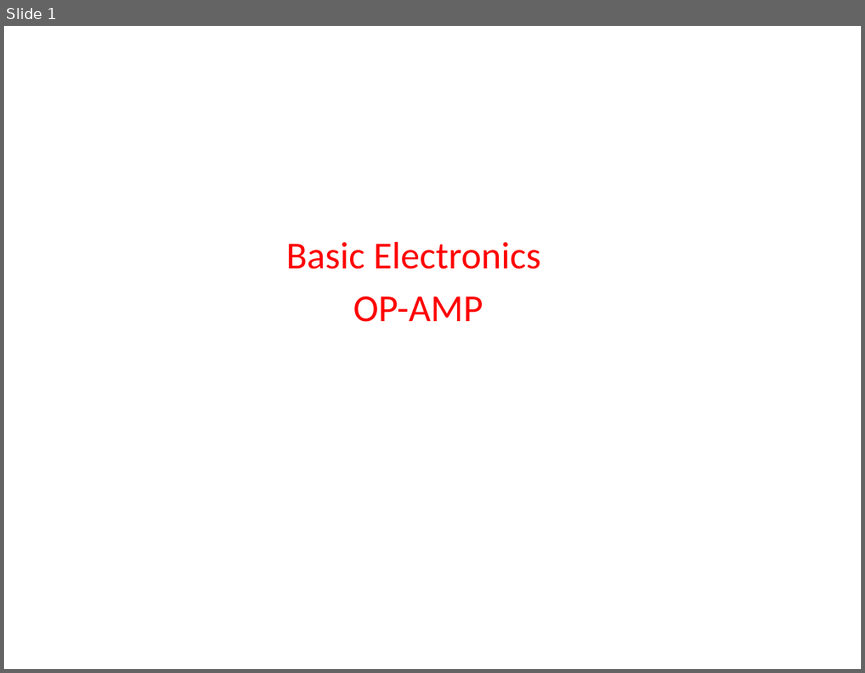
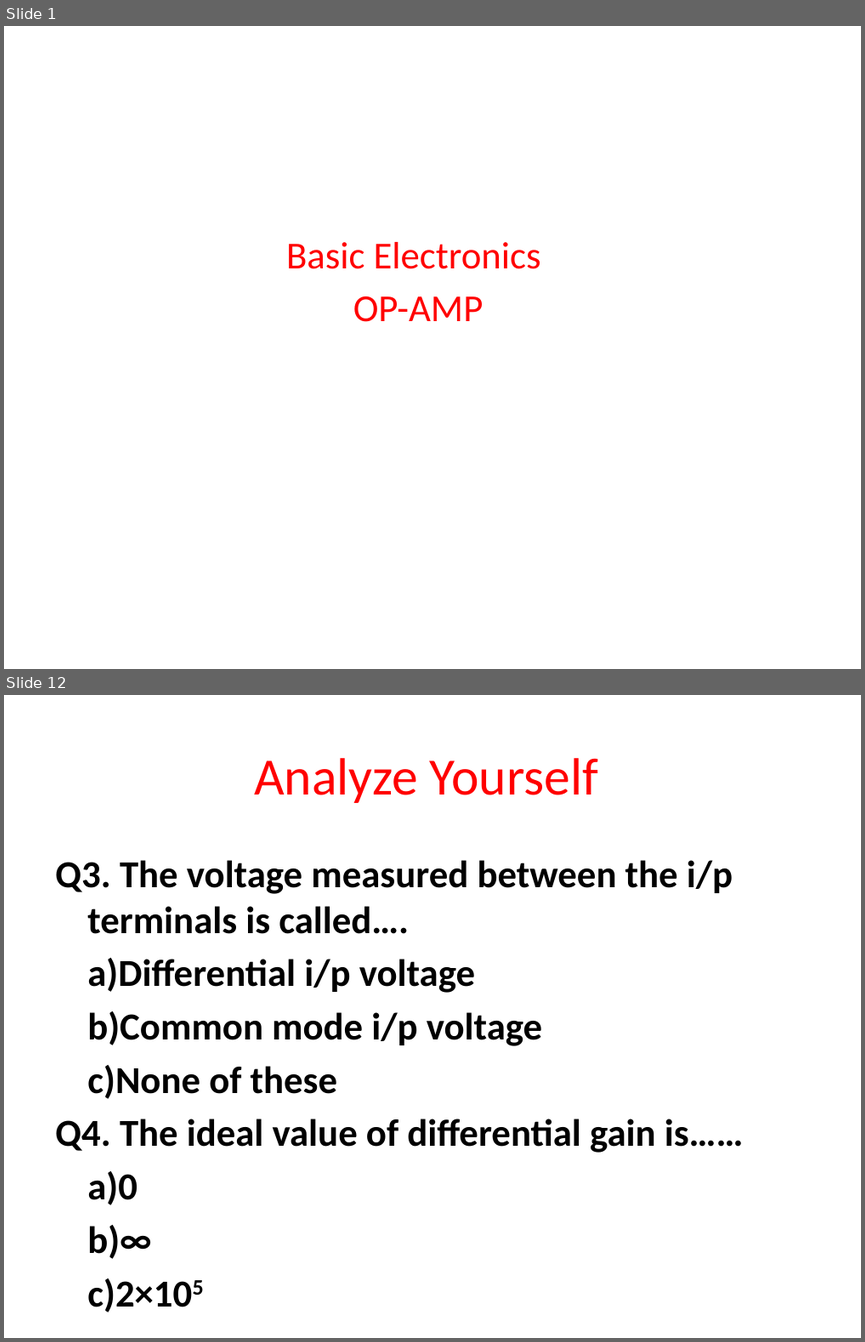
Before and after one commit to madhavirepe/OP-AMP, a slide deck: Op-Amp.pptx. Shown one above the other, each under a label of ours: slide 1 before the commit, slides 1 and 12 after it; the slides between them are not shown. The pictures are 865x673 and 865x1342 pixels, drawn with LibreOffice and Linux fonts; fonts in the diff are those of the drawing. Boxes give left, top, right and bottom in pixels: in the first picture for what was removed or moved away, otherwise in the second. Text is boxed around its words. In the diff, an @@ line names an element or a change of style, - is before the commit and + after.

```diff
--- a/Op-Amp.pptx
+++ b/Op-Amp.pptx
@@ slide 12 added at bbox=[4, 695, 861, 1338], background #FFFFFF @@
@@ title added at bbox=[254, 758, 598, 803], 44 pt, text #FF0000 @@
+Analyze Yourself
@@ text added at bbox=[55, 860, 744, 1259], 32 pt, text #000000, bold @@
+Q3. The voltage measured between the i/p terminals is called….
+a)Differential i/p voltage
+b)Common mode i/p voltage
+c)None of these
+Q4. The ideal value of differential gain is……
+a)0
+b)∞
+c)2×105
```
Also in this commit, not shown: 27 other slides added.
